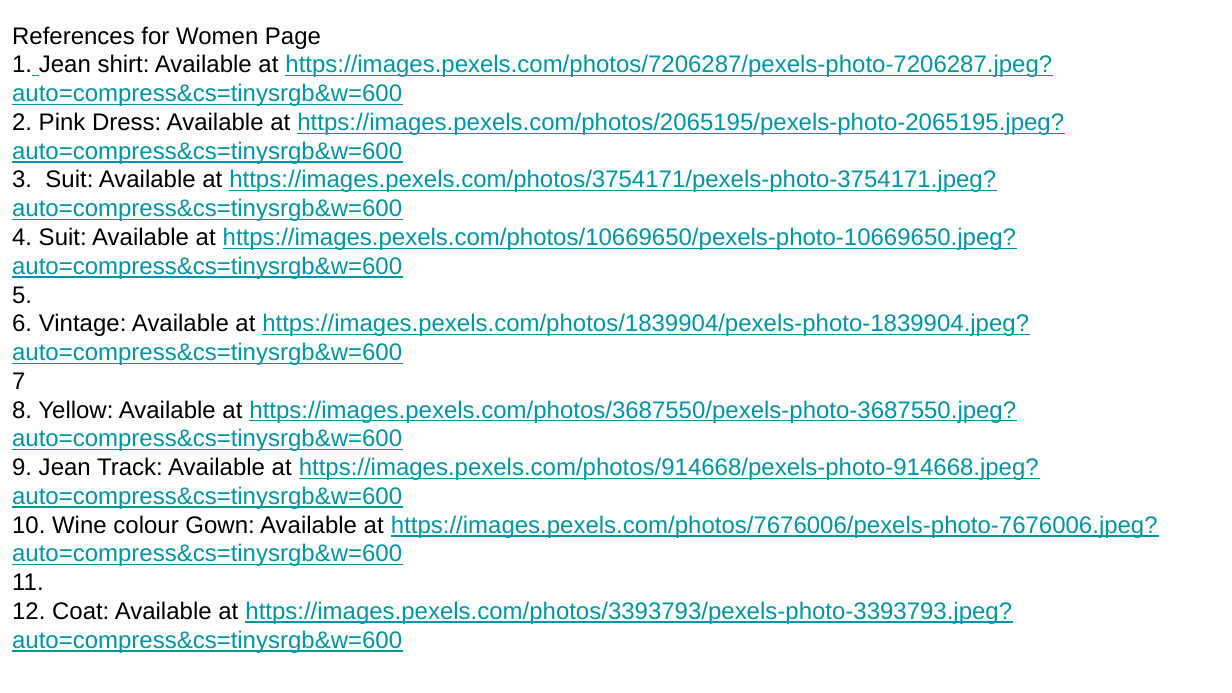
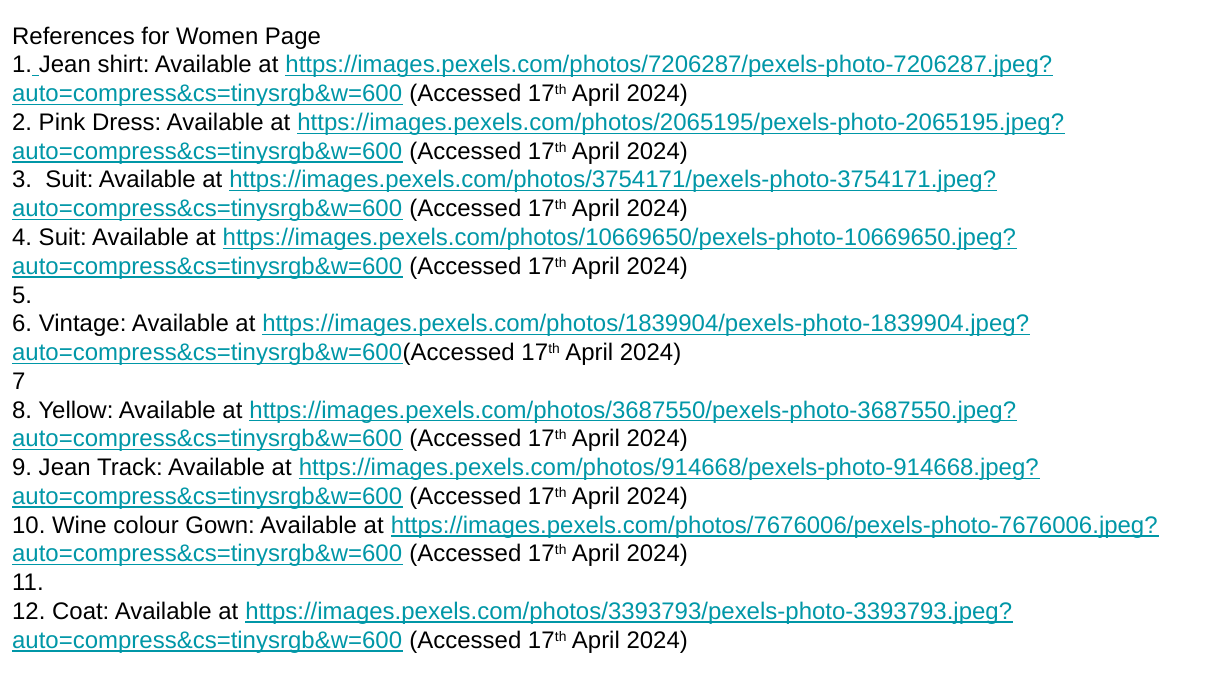
Before and after one commit to Pasetop5/Final-Webdesign-repository, a slide deck: slide 3 of Wireframe/Wireframe for Chris Balarabe Oghumah /Wireframe For Chris Balarabe Oghumah .pptx. Drawn at 1232x693 pixels with LibreOffice and Linux fonts; fonts in the diff are those of the drawing. Boxes give left, top, right and bottom in pixels: in the first picture for what was removed or moved away, otherwise in the second. Text is boxed around its words. In the diff, an @@ line names an element or a change of style, - is before the commit and + after.

```diff
--- a/Wireframe/Wireframe for Chris Balarabe Oghumah /Wireframe For Chris Balarabe Oghumah .pptx
+++ b/Wireframe/Wireframe for Chris Balarabe Oghumah /Wireframe For Chris Balarabe Oghumah .pptx
@@ text at [12, 54, 1064, 279]: text changed @@
-1. Jean shirt: Available at https://images.pexels.com/photos/7206287/pexels-photo-7206287.jpeg?auto=compress&cs=tinysrgb&w=600
-2. Pink Dress: Available at https://images.pexels.com/photos/2065195/pexels-photo-2065195.jpeg?auto=compress&cs=tinysrgb&w=600
-3. Suit: Available at https://images.pexels.com/photos/3754171/pexels-photo-3754171.jpeg?auto=compress&cs=tinysrgb&w=600
-4. Suit: Available at https://images.pexels.com/photos/10669650/pexels-photo-10669650.jpeg?auto=compress&cs=tinysrgb&w=600
+1. Jean shirt: Available at https://images.pexels.com/photos/7206287/pexels-photo-7206287.jpeg?auto=compress&cs=tinysrgb&w=600 (Accessed 17th April 2024)
+2. Pink Dress: Available at https://images.pexels.com/photos/2065195/pexels-photo-2065195.jpeg?auto=compress&cs=tinysrgb&w=600 (Accessed 17th April 2024)
+3. Suit: Available at https://images.pexels.com/photos/3754171/pexels-photo-3754171.jpeg?auto=compress&cs=tinysrgb&w=600 (Accessed 17th April 2024)
+4. Suit: Available at https://images.pexels.com/photos/10669650/pexels-photo-10669650.jpeg?auto=compress&cs=tinysrgb&w=600 (Accessed 17th April 2024)
@@ text at [12, 313, 1029, 365]: text changed @@
-6. Vintage: Available at https://images.pexels.com/photos/1839904/pexels-photo-1839904.jpeg?auto=compress&cs=tinysrgb&w=600
+6. Vintage: Available at https://images.pexels.com/photos/1839904/pexels-photo-1839904.jpeg?auto=compress&cs=tinysrgb&w=600(Accessed 17th April 2024)
@@ text at [12, 400, 1158, 566]: text changed @@
-8. Yellow: Available at https://images.pexels.com/photos/3687550/pexels-photo-3687550.jpeg?auto=compress&cs=tinysrgb&w=600
-9. Jean Track: Available at https://images.pexels.com/photos/914668/pexels-photo-914668.jpeg?auto=compress&cs=tinysrgb&w=600
-10. Wine colour Gown: Available at https://images.pexels.com/photos/7676006/pexels-photo-7676006.jpeg?auto=compress&cs=tinysrgb&w=600
+8. Yellow: Available at https://images.pexels.com/photos/3687550/pexels-photo-3687550.jpeg?auto=compress&cs=tinysrgb&w=600 (Accessed 17th April 2024)
+9. Jean Track: Available at https://images.pexels.com/photos/914668/pexels-photo-914668.jpeg?auto=compress&cs=tinysrgb&w=600 (Accessed 17th April 2024)
+10. Wine colour Gown: Available at https://images.pexels.com/photos/7676006/pexels-photo-7676006.jpeg?auto=compress&cs=tinysrgb&w=600 (Accessed 17th April 2024)
@@ text at [12, 601, 1012, 653]: text changed @@
-12. Coat: Available at https://images.pexels.com/photos/3393793/pexels-photo-3393793.jpeg?auto=compress&cs=tinysrgb&w=600
+12. Coat: Available at https://images.pexels.com/photos/3393793/pexels-photo-3393793.jpeg?auto=compress&cs=tinysrgb&w=600 (Accessed 17th April 2024)
```
Also in this commit, not shown: 3 other slides changed, 2 other files.
